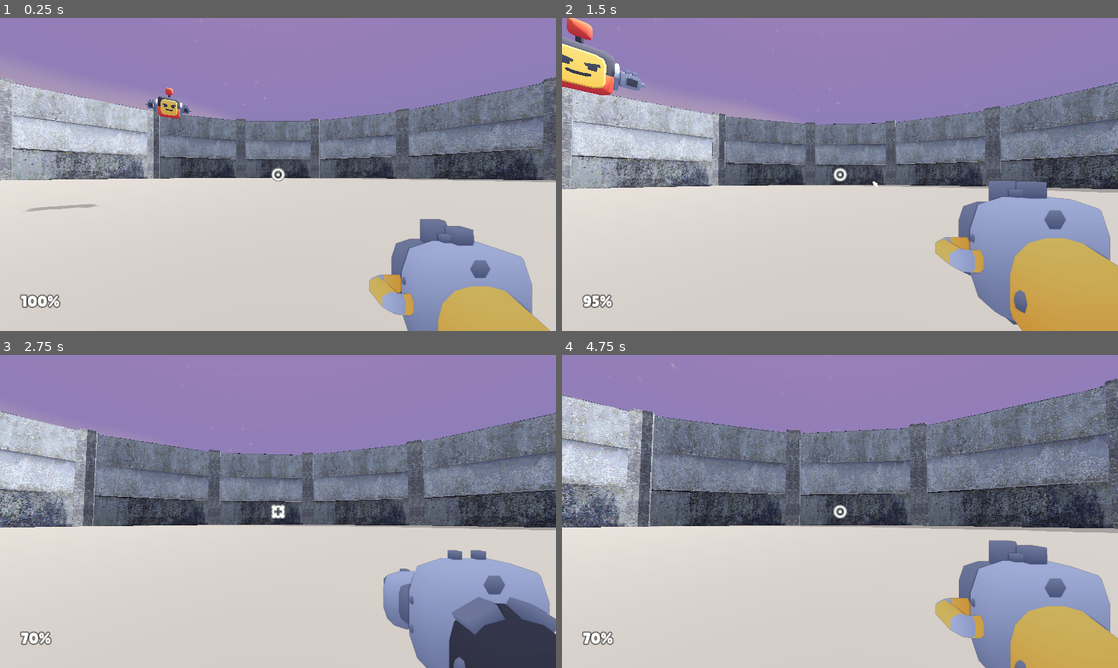
Above: before the commit, frames 1-4 (two rows, left to right).
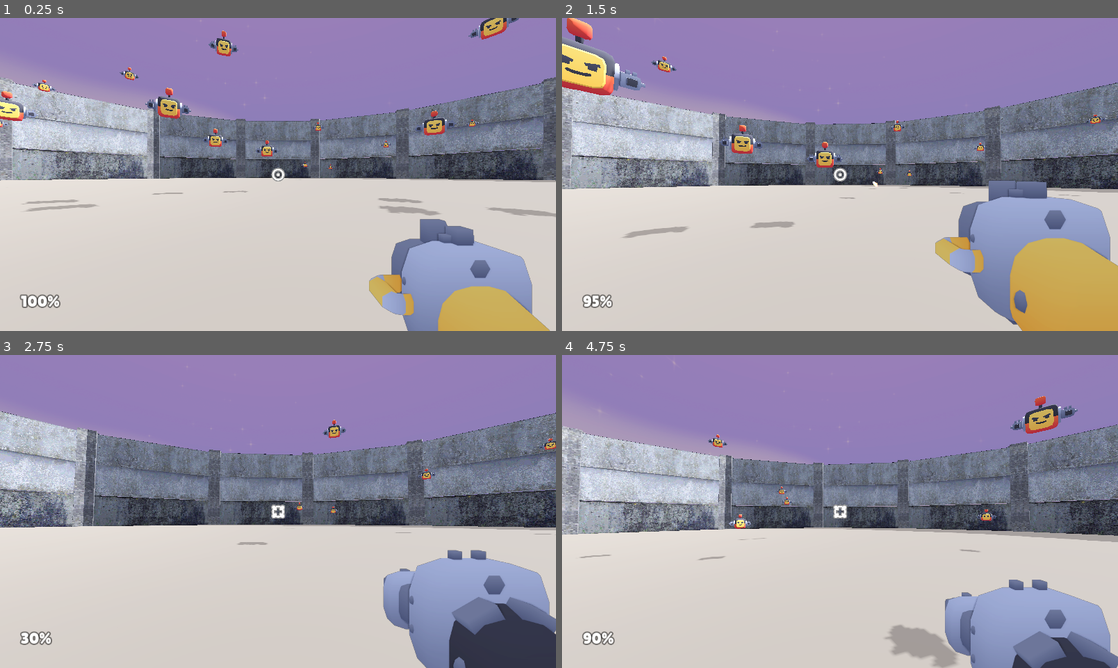
Above: after the commit, the same moments.

Repository: goob30/hackclub-haven
Game: Godot game, scene res://scenes/main.tscn
Two runs of this game, one before a commit and one after it. Both use one fixed random seed, a clock stepped at 60 frames per second and the inputs below.
Inputs (mouse positions are in pixels of both pictures, inside the frame that each line leads up to):
- Up to frame 1 (0.25 s): no input
- Up to frame 2 (1.5 s): move the mouse to (867, 174) at 0.52 s; hold W (move_forward) from 0.53 s (still down); click (867, 174) at 0.6 s; tap Space (jump) at 0.77 s; move the mouse to (812, 174) at 1.27 s; tap F (parry) at 1.35 s
- Up to frame 3 (2.75 s): keep holding W (move_forward); tap Space (jump) at 1.52 s; move the mouse to (289, 505) at 2.02 s; tap E (weapon_toggle) at 2.1 s
- Up to frame 4 (4.75 s): keep holding W (move_forward); move the mouse to (834, 517) at 2.77 s; click (834, 517) at 2.85 s; tap Space (jump) at 3.02, 3.77, 4.52 s; move the mouse to (878, 514) at 3.52 s; hold F (parry) 3.53-4.28 s; move the mouse to (795, 508) at 4.27 s; tap E (weapon_toggle) at 4.35 s

The runs differ from the first frame. In frame 1, 2.1% of the frame differs, in the area x 0-100%, y 0-64%; in frame 2, 1.1%; in frame 3, 0.4%; in frame 4, 37%, in the area x 0-100%, y 2-100%.

Commit message:
Add enemy spawner for testing

Diff:
--- a/scenes/main.tscn
+++ b/scenes/main.tscn
@@ -5,6 +5,7 @@
 [ext_resource type="Script" uid="uid://by0qn28x1i1jj" path="res://scripts/hud.gd" id="3_s8mkj"]
 [ext_resource type="FontFile" uid="uid://biqtga8moh7ah" path="res://fonts/lilita_one_regular.ttf" id="3_w27de"]
 [ext_resource type="Script" path="res://arena/coliseum.gd" id="12_coliseum"]
+[ext_resource type="Script" path="res://scripts/enemy_spawner.gd" id="13_spawner"]
 [ext_resource type="PackedScene" uid="uid://d2g78tpqbyf5g" path="res://objects/enemy.tscn" id="8_7ty2f"]
 
 [sub_resource type="LabelSettings" id="LabelSettings_fpmwk"]
@@ -55,7 +56,9 @@
 label_settings = SubResource("LabelSettings_fpmwk")
 vertical_alignment = 2
 
-[node name="Enemies" type="Node" parent="." unique_id=2021581775]
+[node name="Enemies" type="Node" parent="." unique_id=2021581775 node_paths=PackedStringArray("player")]
+script = ExtResource("13_spawner")
+player = NodePath("../Player")
 
 [node name="enemy-flying" parent="Enemies" unique_id=532550342 node_paths=PackedStringArray("player") instance=ExtResource("8_7ty2f")]
 transform = Transform3D(1, 0, 0, 0, 1, 0, 0, 0, 1, -3.5, 2.5, -6)
--- /dev/null
+++ b/scripts/enemy_spawner.gd
@@ -0,0 +1,18 @@
+extends Node
+
+@export var enemy_scene: PackedScene = preload("res://objects/enemy.tscn")
+@export var player: Node3D
+@export var count: int = 40
+@export var min_radius: float = 8.0
+@export var max_radius: float = 40.0
+@export var min_height: float = 1.5
+@export var max_height: float = 9.0
+
+func _ready() -> void:
+	for i in count:
+		var enemy := enemy_scene.instantiate() as Node3D
+		enemy.set("player", player)
+		var angle := randf() * TAU
+		var dist := randf_range(min_radius, max_radius)
+		enemy.position = Vector3(sin(angle) * dist, randf_range(min_height, max_height), cos(angle) * dist)
+		add_child(enemy)
Not shown, added: scripts/enemy_spawner.gd.uid
